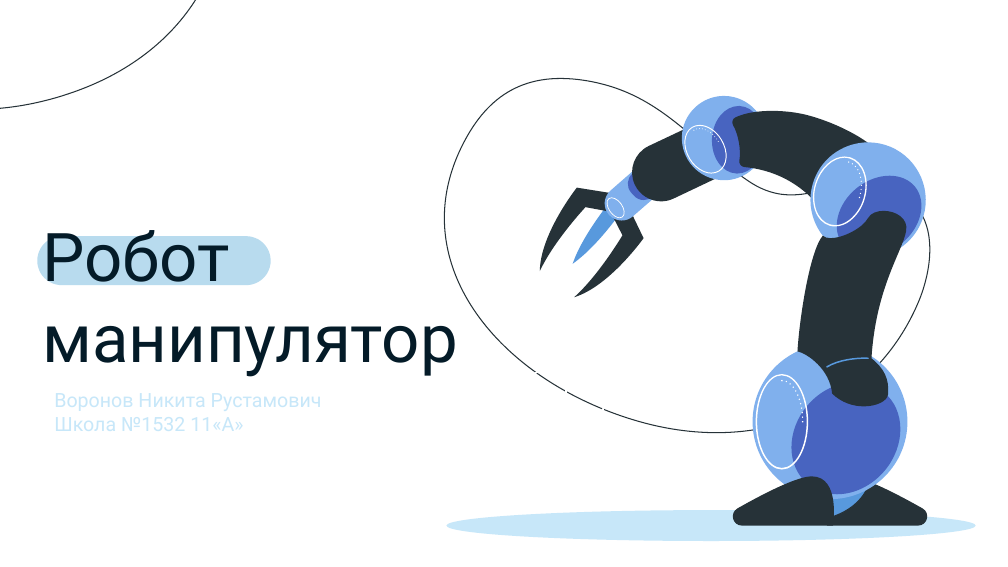
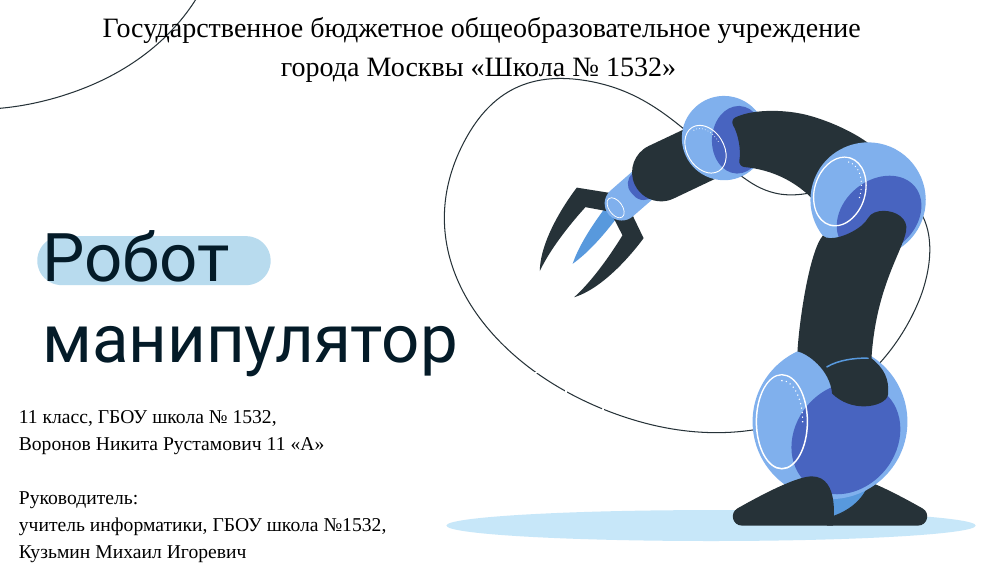
Before and after one commit to voronov-nikita/arm, a slide deck: slide 1 of doc/презентация.pptx. Drawn at 1008x567 pixels with LibreOffice and Linux fonts; fonts in the diff are those of the drawing. Boxes give left, top, right and bottom in pixels: in the first picture for what was removed or moved away, otherwise in the second. Text is boxed around its words. In the diff, an @@ line names an element or a change of style, - is before the commit and + after.

```diff
--- a/doc/презентация.pptx
+++ b/doc/презентация.pptx
@@ text added at [103, 16, 861, 81], 20 pt, text #000000 @@
+Государственное бюджетное общеобразовательное учреждение города Москвы «Школа № 1532»
@@ text added at [19, 410, 387, 563], 14 pt, text #000000 @@
+11 класс, ГБОУ школа № 1532,
+Воронов Никита Рустамович 11 «А»
+Руководитель:
+учитель информатики, ГБОУ школа №1532,
+Кузьмин Михаил Игоревич
```
Also in this commit, not shown: 4 other files.
